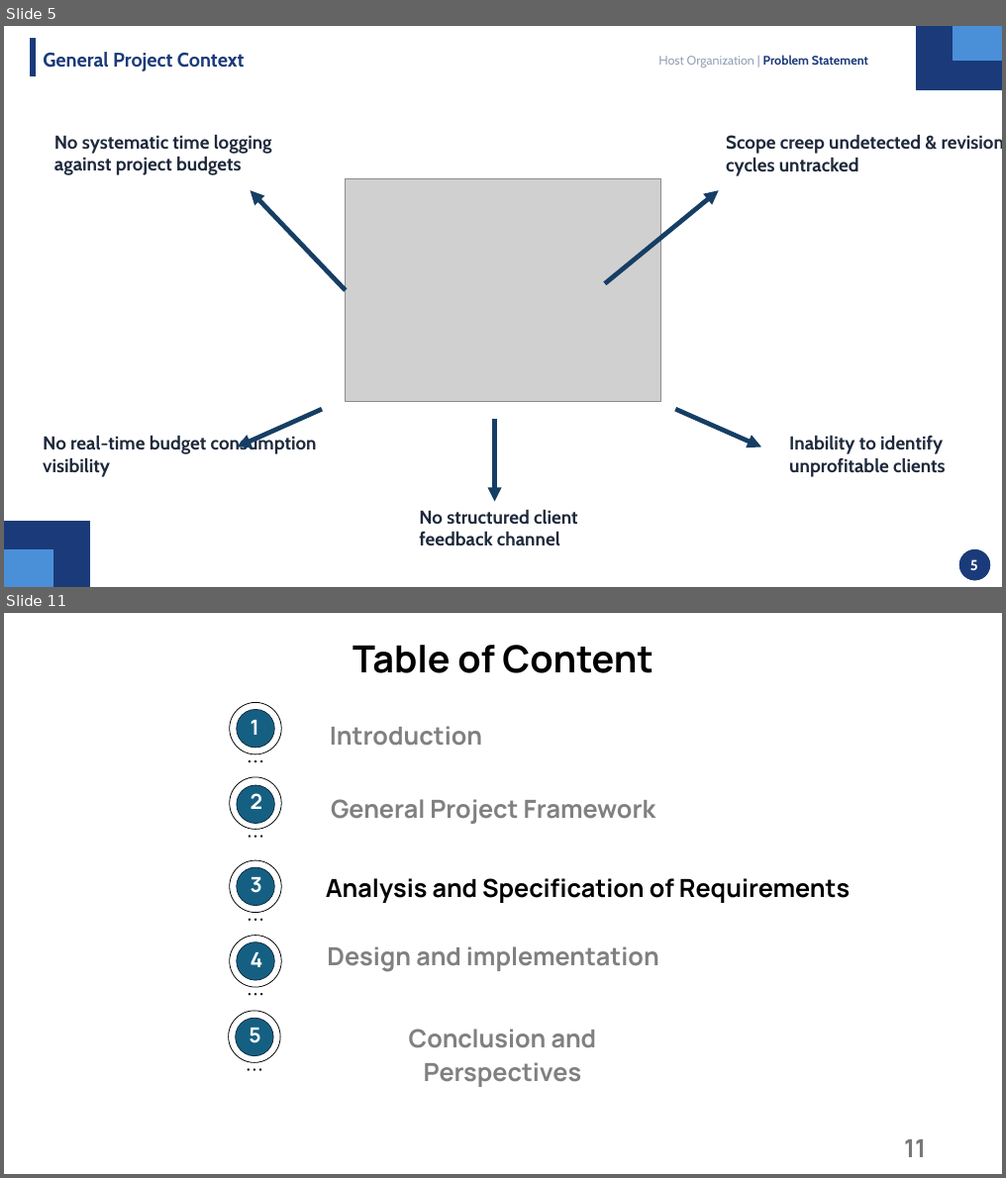
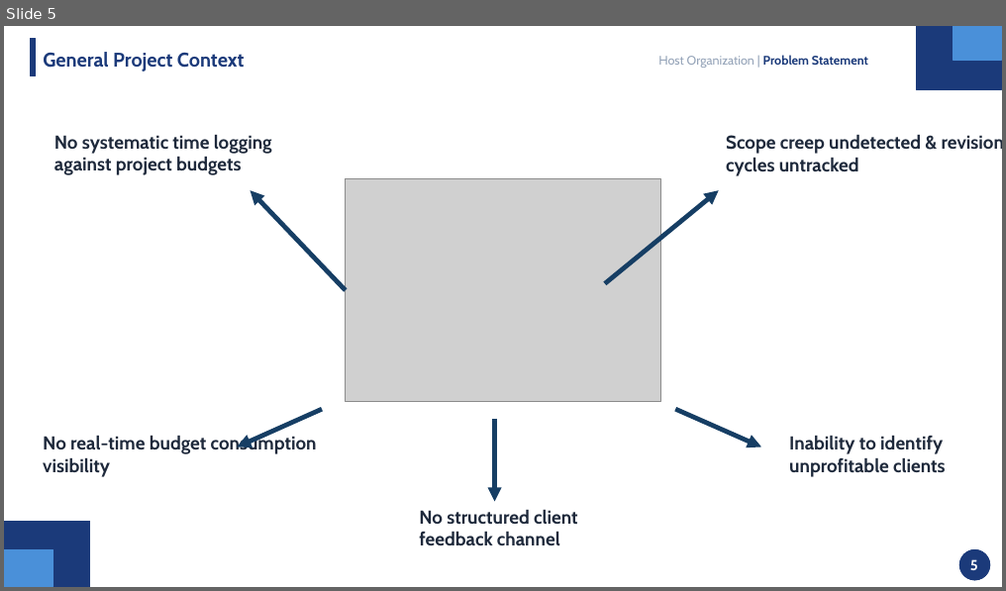
Before and after one commit to mahdi000666/DesignFlow, a slide deck: docs/Presentation.pptx. Shown one above the other, each under a label of ours: slides 5 and 11 before the commit, slide 5 after it; the slides between them are not shown. The pictures are 1006x1178 and 1006x591 pixels, drawn with LibreOffice and Linux fonts; fonts in the diff are those of the drawing; grey boxes stand for pictures. Boxes give left, top, right and bottom in pixels: in the first picture for what was removed or moved away, otherwise in the second. Text is boxed around its words. In the diff, an @@ line names an element or a change of style, - is before the commit and + after.

```diff
--- a/docs/Presentation.pptx
+++ b/docs/Presentation.pptx
@@ slide 11 removed at bbox=[4, 613, 1002, 1174], background #FFFFFF @@
@@ text removed at bbox=[352, 645, 652, 673] @@
-Table of Content
@@ ellipse removed at bbox=[237, 710, 275, 748] @@
@@ text removed at bbox=[251, 720, 259, 735] @@
-1
@@ text removed at bbox=[330, 726, 482, 746] @@
-Introduction
@@ group removed at bbox=[230, 703, 281, 762]: 4 ellipses @@
@@ ellipse removed at bbox=[237, 785, 275, 823] @@
@@ text removed at bbox=[251, 793, 263, 809] @@
-2
@@ text removed at bbox=[331, 799, 655, 824] @@
-General Project Framework
@@ group removed at bbox=[230, 777, 281, 838]: 4 ellipses @@
@@ ellipse removed at bbox=[237, 867, 275, 906] @@
@@ text removed at bbox=[251, 877, 262, 893] @@
-3
@@ text removed at bbox=[326, 878, 849, 903] @@
-Analysis and Specification of Requirements
@@ group removed at bbox=[230, 861, 281, 921]: 4 ellipses @@
@@ ellipse removed at bbox=[237, 943, 275, 980] @@
@@ text removed at bbox=[251, 953, 263, 967] @@
-4
@@ text removed at bbox=[327, 947, 659, 972] @@
-Design and implementation
@@ group removed at bbox=[230, 936, 281, 995]: 4 ellipses @@
@@ ellipse removed at bbox=[236, 1018, 273, 1057] @@
@@ text removed at bbox=[249, 1028, 260, 1044] @@
-5
@@ text removed at bbox=[409, 1029, 597, 1087] @@
-Conclusion and Perspectives
@@ group removed at bbox=[229, 1011, 280, 1071]: 4 ellipses @@
@@ page number removed at bbox=[904, 1140, 926, 1157] @@
-11
```
Also in this commit, not shown: 6 slides changed, 11 slides added, 39 other slides removed.
